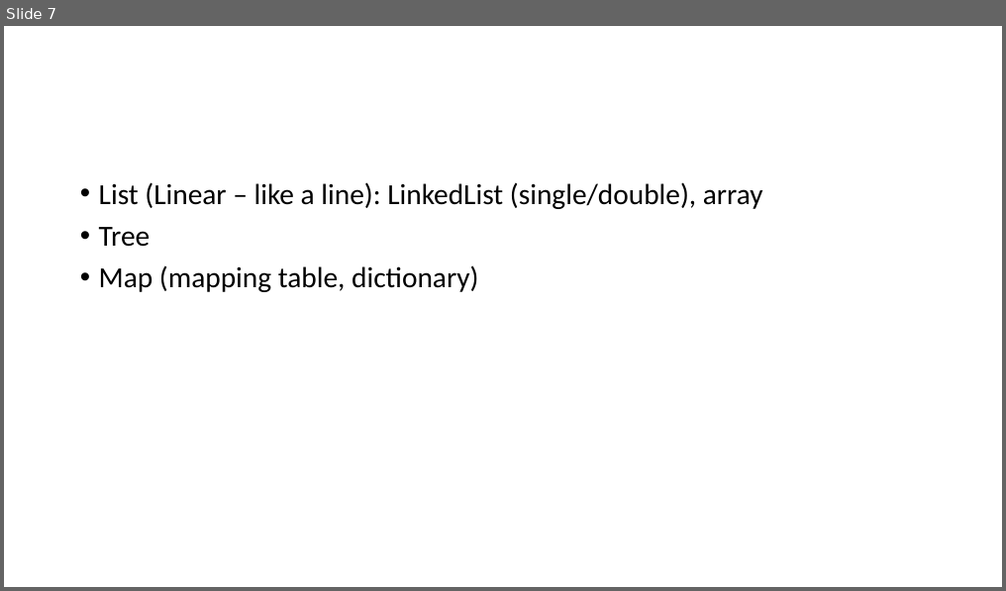
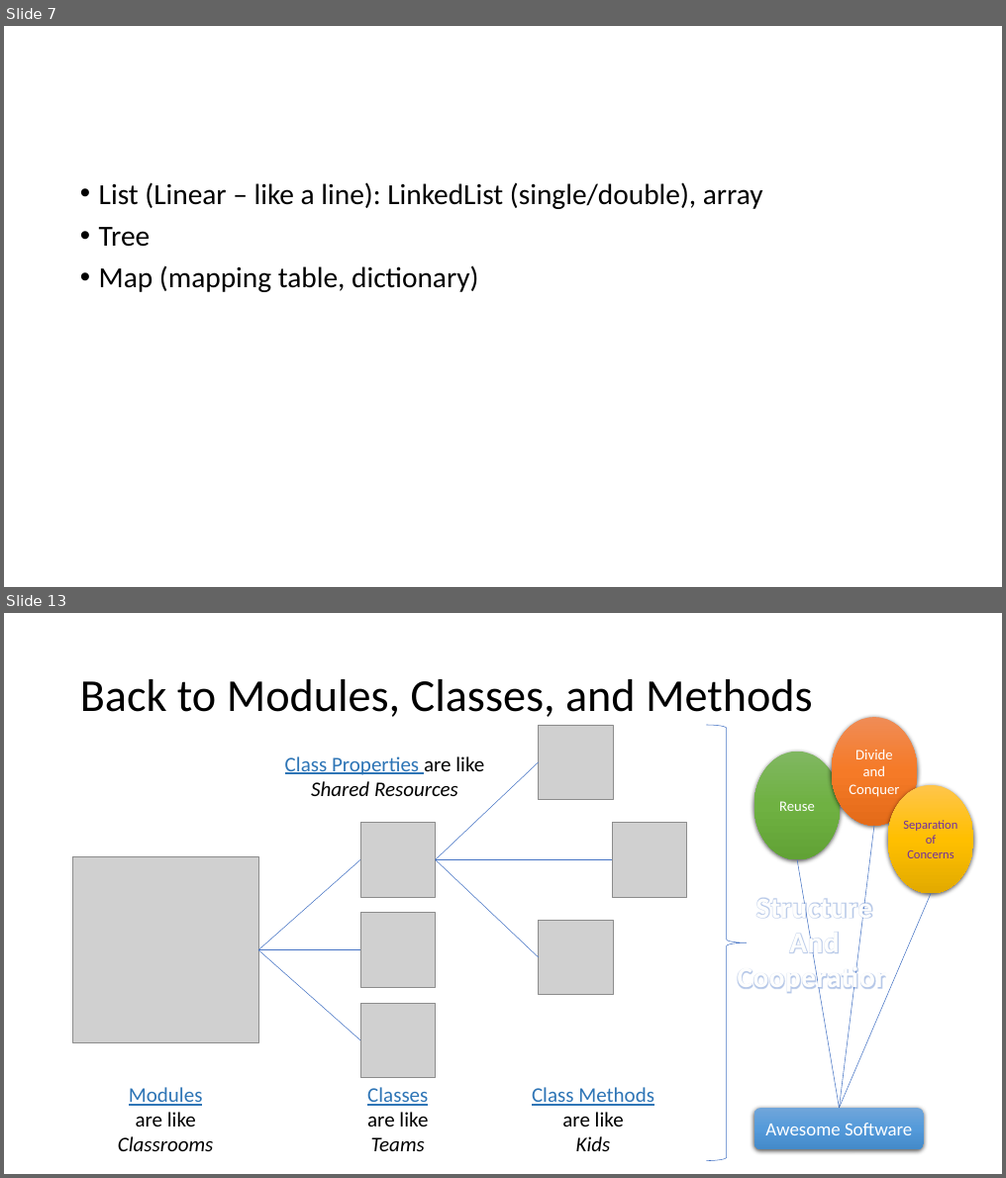
Before and after one commit to brianwhu/fun-in-js, a slide deck: documents/DataStructures.pptx. Shown one above the other, each under a label of ours: slide 7 before the commit, slides 7 and 13 after it; the slides between them are not shown. The pictures are 1006x591 and 1006x1178 pixels, drawn with LibreOffice and Linux fonts; fonts in the diff are those of the drawing; grey boxes stand for pictures. Boxes give left, top, right and bottom in pixels: in the first picture for what was removed or moved away, otherwise in the second. Text is boxed around its words. In the diff, an @@ line names an element or a change of style, - is before the commit and + after.

```diff
--- a/documents/DataStructures.pptx
+++ b/documents/DataStructures.pptx
@@ slide 13 added at (x1=4, y1=613, x2=1002, y2=1174), background #FFFFFF @@
@@ title added at (x1=80, y1=679, x2=813, y2=717), 44 pt, text #000000 @@
+Back to Modules, Classes, and Methods
@@ picture added at (x1=539, y1=725, x2=614, y2=799) @@
@@ right brace added at (x1=706, y1=725, x2=746, y2=1161), outline #4472C4 0.5 pt @@
@@ ellipse added at (x1=832, y1=717, x2=918, y2=826), fill gradient #F18C57 to #F67B28 to #E56C19, 14 pt, text #FFFFFF @@
+Divide
+and
+Conquer
@@ text added at (x1=285, y1=757, x2=484, y2=796), 20 pt, text #000000 @@
+Class Properties are like
+Shared Resources
@@ ellipse added at (x1=754, y1=752, x2=841, y2=861), fill gradient #81B861 to #6FB242 to #62A336, 14 pt, text #FFFFFF @@
+Reuse
@@ line added from (436, 861) to (539, 761), #4472C4 0.5 pt @@
@@ ellipse added at (x1=888, y1=785, x2=974, y2=894), fill gradient #FFC64B to #FFC000 to #E3AB00, 12 pt, text #7030A0 @@
+Separation
+of
+Concerns
@@ picture added at (x1=360, y1=823, x2=436, y2=897) @@
@@ picture added at (x1=612, y1=823, x2=687, y2=897) @@
@@ line added from (874, 826) to (840, 1108), #4472C4 0.5 pt @@
@@ picture added at (x1=73, y1=858, x2=258, y2=1043) @@
@@ line added from (258, 951) to (360, 861), #4472C4 0.5 pt @@
@@ line added from (436, 861) to (612, 861), #4472C4 0.5 pt @@
@@ line added from (436, 861) to (539, 958), #4472C4 0.5 pt @@
@@ line added from (798, 861) to (840, 1108), #4472C4 0.5 pt @@
@@ text added at (x1=738, y1=893, x2=892, y2=995), 28 pt, text #FEFEFE, bold @@
+Structure
+And
+Cooperation
@@ line added from (931, 894) to (840, 1108), #4472C4 0.5 pt @@
@@ picture added at (x1=360, y1=913, x2=436, y2=988) @@
@@ picture added at (x1=539, y1=920, x2=614, y2=995) @@
@@ line added from (258, 951) to (360, 951), #4472C4 0.5 pt @@
@@ line added from (258, 951) to (360, 1041), #4472C4 0.5 pt @@
@@ picture added at (x1=360, y1=1003, x2=436, y2=1078) @@
@@ text added at (x1=118, y1=1087, x2=213, y2=1152), 20 pt, text #000000 @@
+Modules
+are like
+Classrooms
@@ text added at (x1=367, y1=1087, x2=428, y2=1152), 20 pt, text #000000 @@
+Classes
+are like
+Teams
@@ text added at (x1=532, y1=1087, x2=654, y2=1152), 20 pt, text #2E75B6, underline @@
+Class Methods
+are like
+Kids
@@ rounded rectangle added at (x1=754, y1=1108, x2=924, y2=1150), fill gradient #71A6DB to #559BDB to #448ACA, 18 pt, text #FFFFFF @@
+Awesome Software
```
Also in this commit, not shown: 17 other slides added, 6 other files.
